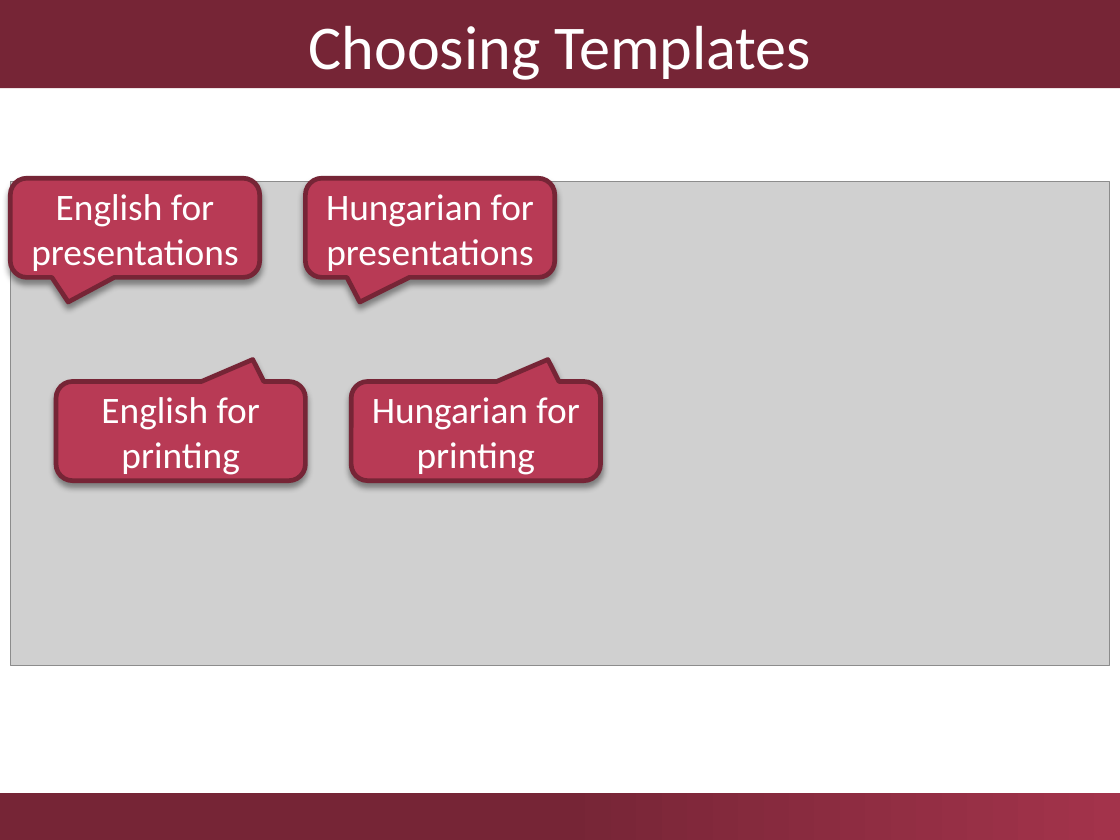
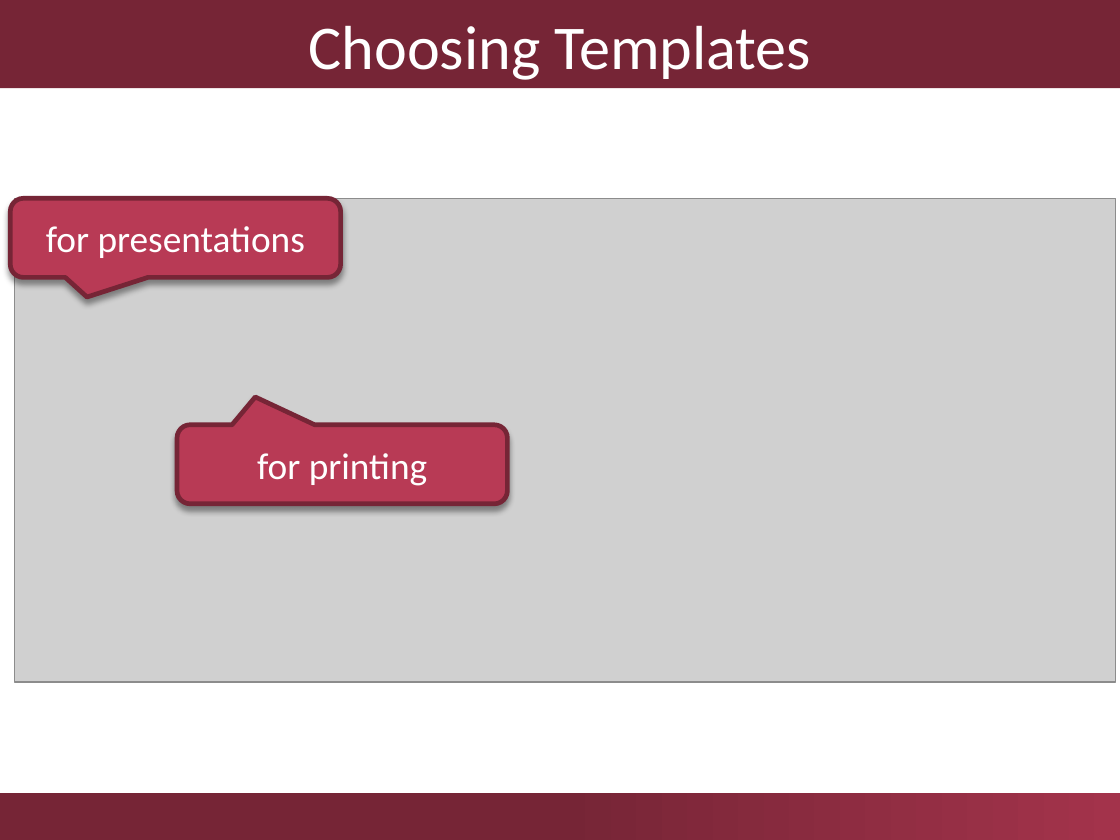
Before and after one commit to ftsrg/templates, a slide deck: slide 3 of templates/ftsrg-presentation.pptx. Drawn at 1120x840 pixels with LibreOffice and Linux fonts; fonts in the diff are those of the drawing; grey boxes stand for pictures; background and template pictures are left out. Boxes give left, top, right and bottom in pixels: in the first picture for what was removed or moved away, otherwise in the second. Text is boxed around its words. In the diff, an @@ line names an element or a change of style, - is before the commit and + after.

Commit message:
Simplified EN/HU title slides

```diff
--- a/templates/ftsrg-presentation.pptx
+++ b/templates/ftsrg-presentation.pptx
@@ rounded speech box removed at bbox=[306, 178, 556, 278] @@
-Hungarian for presentations
@@ rounded speech box "for presentations": place and size @@
-rounded speech box "for presentations" at bbox=[10, 178, 260, 278]
+rounded speech box "for presentations" at bbox=[10, 198, 340, 278]
@@ picture: place and size @@
-picture at bbox=[10, 181, 1110, 666]
+picture at bbox=[15, 198, 1116, 682]
@@ text in rounded speech box at bbox=[46, 226, 305, 258]: text changed @@
-English for presentations
+for presentations
@@ rounded speech box removed at bbox=[56, 382, 306, 482] @@
-English for printing
@@ rounded speech box "for printing": place and size @@
-rounded speech box "for printing" at bbox=[352, 382, 601, 482]
+rounded speech box "for printing" at bbox=[177, 424, 507, 504]
@@ rounded speech box "for printing" at bbox=[177, 424, 507, 504]: proportions changed @@
@@ text in rounded speech box at bbox=[257, 453, 427, 486]: text changed @@
-Hungarian for printing
+for printing
```
